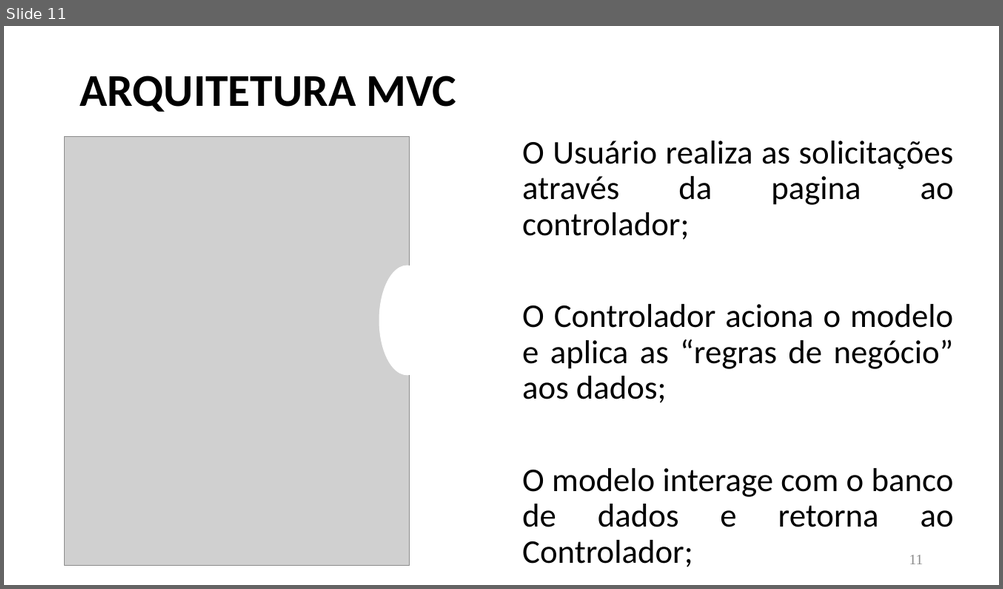
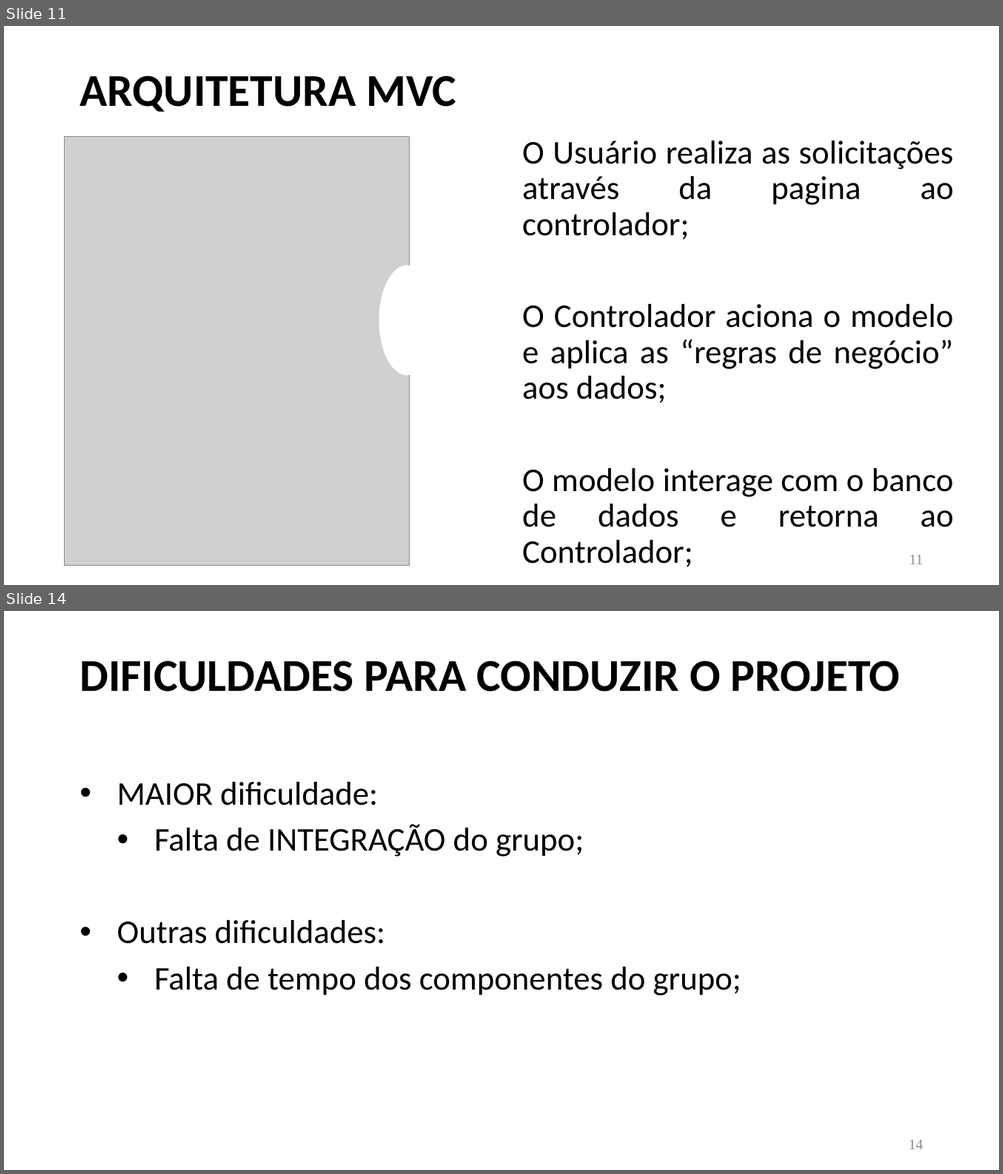
Before and after one commit to ICEI-PUC-Minas-PMV-ADS/pmv-ads-2023-1-e2-proj-int-t3-projeto-pedal-1, a slide deck: presentation/Apresentação_ProjetoPedal.pptx. Shown one above the other, each under a label of ours: slide 11 before the commit, slides 11 and 14 after it; the slides between them are not shown. The pictures are 1003x589 and 1003x1174 pixels, drawn with LibreOffice and Linux fonts; fonts in the diff are those of the drawing; grey boxes stand for pictures. Boxes give left, top, right and bottom in pixels: in the first picture for what was removed or moved away, otherwise in the second. Text is boxed around its words. In the diff, an @@ line names an element or a change of style, - is before the commit and + after.

```diff
--- a/presentation/Apresentação_ProjetoPedal.pptx
+++ b/presentation/Apresentação_ProjetoPedal.pptx
@@ slide 14 added at box(4, 611, 999, 1170), background #FFFFFF @@
@@ text added at box(79, 661, 900, 692), 44 pt, text #000000, bold @@
+DIFICULDADES PARA CONDUZIR O PROJETO
@@ text added at box(117, 782, 741, 996), 32 pt, text #000000 @@
+• MAIOR dificuldade:
+  • Falta de INTEGRAÇÃO do grupo;
+• Outras dificuldades:
+  • Falta de tempo dos componentes do grupo;
@@ page number added at box(908, 1140, 923, 1150), 14 pt, text #8B8B8B @@
+14
```
Also in this commit, not shown: 9 other slides changed, 4 other slides added, 2 slides removed.
